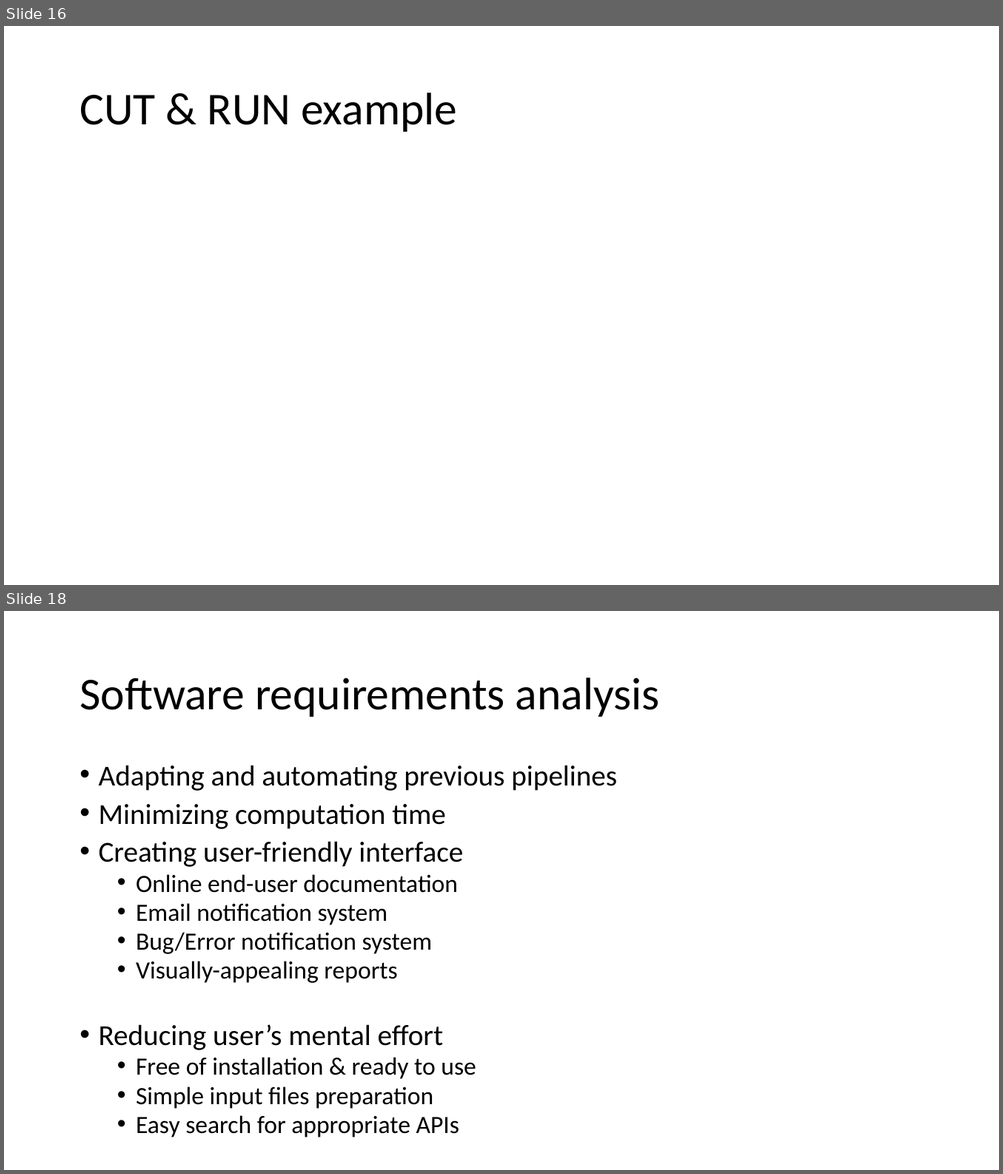
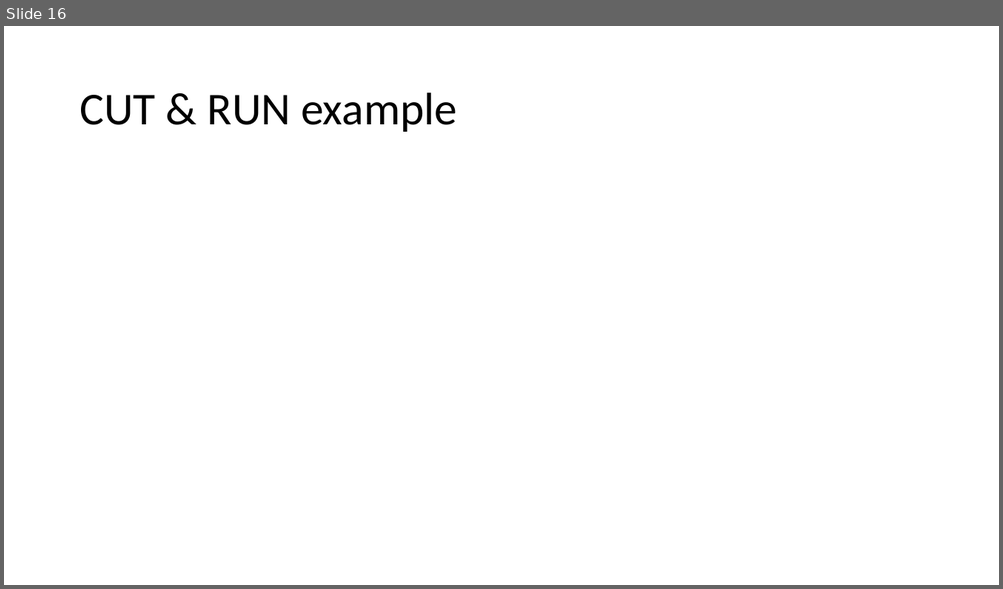
Before and after one commit to YichaoOU/HemTools, a slide deck: HemTools Tutorial.pptx. Shown one above the other, each under a label of ours: slides 16 and 18 before the commit, slide 16 after it; the slides between them are not shown. The pictures are 1003x1174 and 1003x589 pixels, drawn with LibreOffice and Linux fonts; fonts in the diff are those of the drawing. Boxes give left, top, right and bottom in pixels: in the first picture for what was removed or moved away, otherwise in the second. Text is boxed around its words. In the diff, an @@ line names an element or a change of style, - is before the commit and + after.

```diff
--- a/HemTools Tutorial.pptx
+++ b/HemTools Tutorial.pptx
@@ slide 18 removed at [4,611,999,1170], background #FFFFFF @@
@@ title removed at [79,678,660,717] @@
-Software requirements analysis
@@ text removed at [99,765,617,1138] @@
-• Adapting and automating previous pipelines
-• Minimizing computation time
-• Creating user-friendly interface
-  • Online end-user documentation
-  • Email notification system
-  • Bug/Error notification system
-  • Visually-appealing reports
-• Reducing user’s mental effort
-  • Free of installation & ready to use
-  • Simple input files preparation
-  • Easy search for appropriate APIs
```
Also in this commit, not shown: 2 slides changed, 10 other slides removed, 1 other file.
